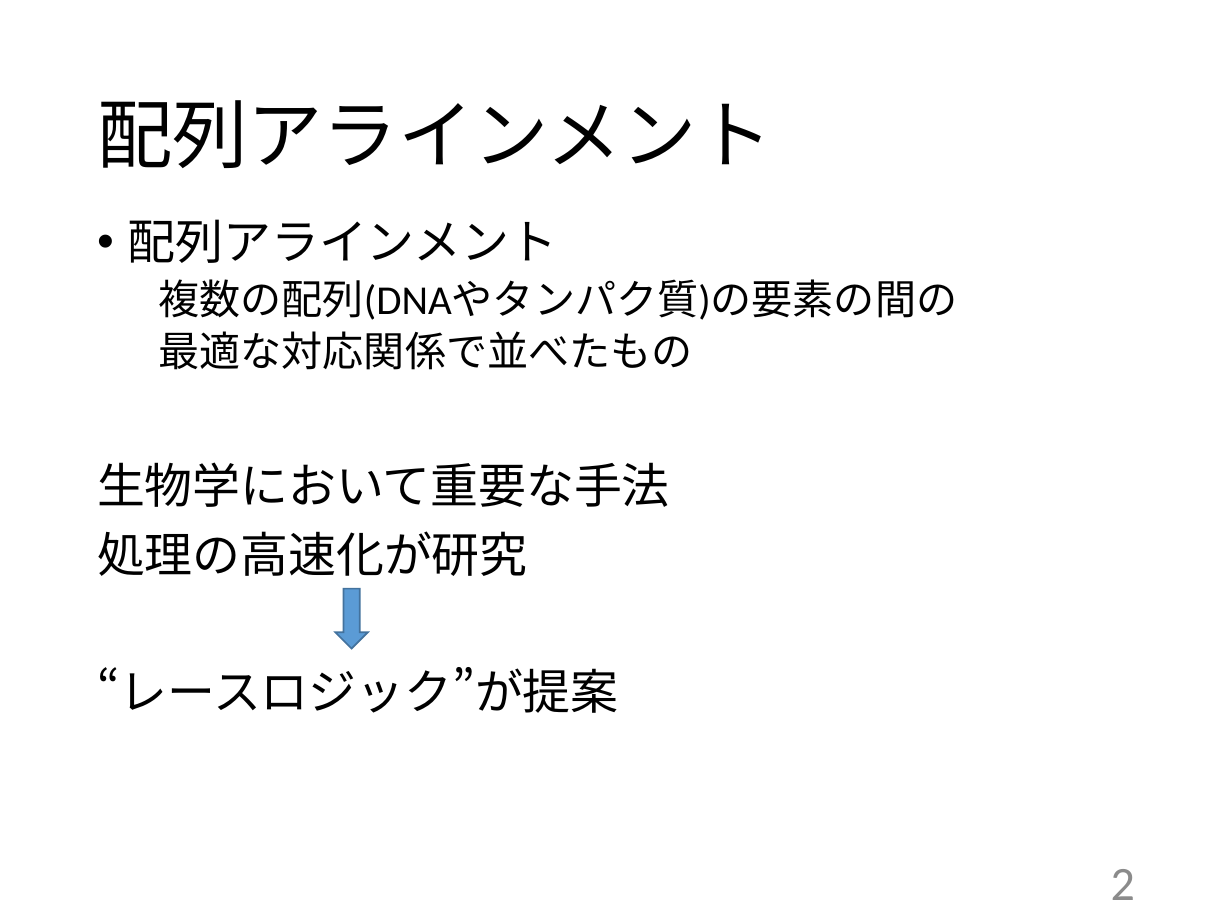
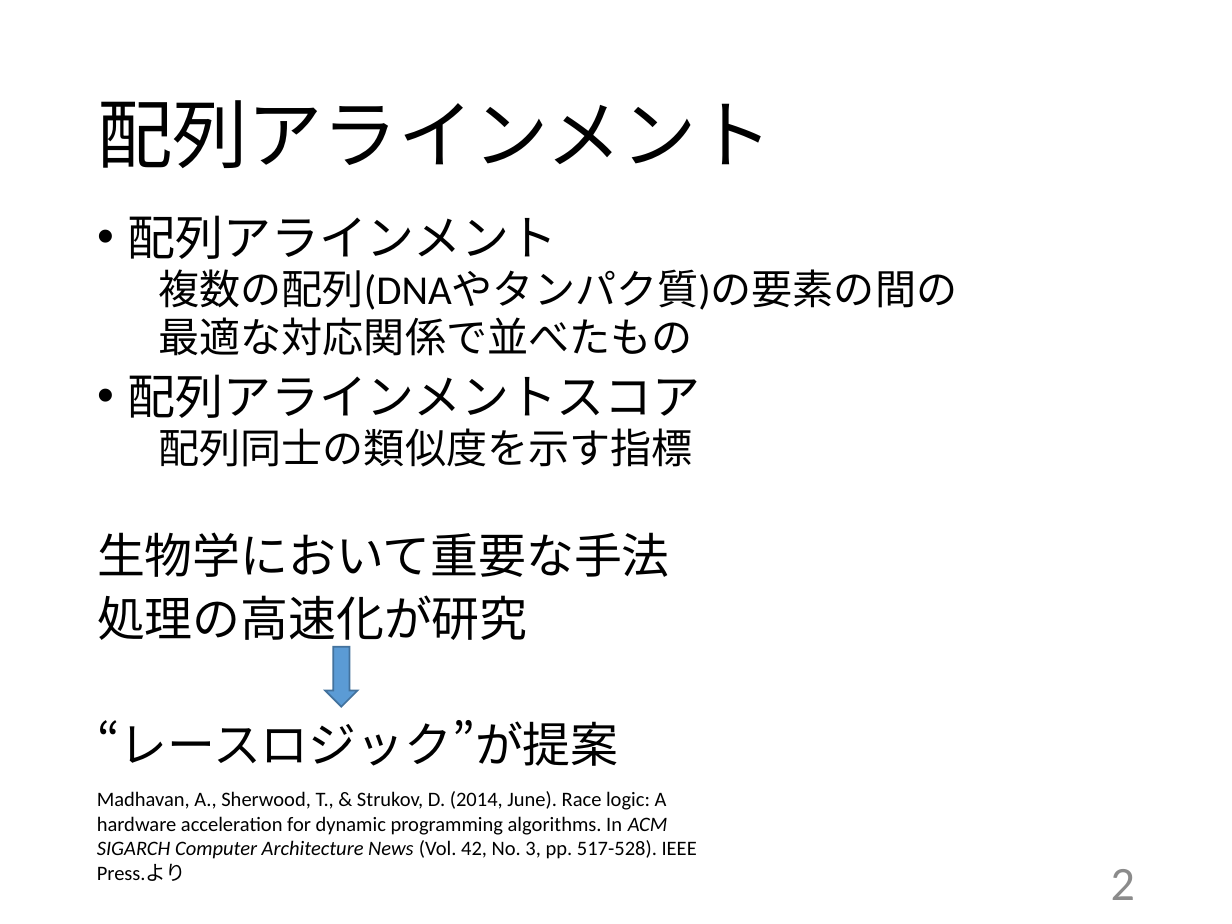
Before and after one commit to ArinanirA/ThesisFY2017M_RinaAsai, a slide deck: slide 3 of 修論発表rina.pptx. Drawn at 1232x924 pixels with LibreOffice and Linux fonts; fonts in the diff are those of the drawing. Boxes give left, top, right and bottom in pixels: in the first picture for what was removed or moved away, otherwise in the second. Text is boxed around its words. In the diff, an @@ line names an element or a change of style, - is before the commit and + after.

Commit message:
pptx fin

```diff
--- a/修論発表rina.pptx
+++ b/修論発表rina.pptx
@@ text at box(97, 215, 958, 766): line spacing 0.9 to 0.8 @@
@@ text at box(128, 374, 701, 467): paragraphs added @@
+• 配列アラインメントスコア
+  配列同士の類似度を示す指標
@@ down arrow: place and size @@
-down arrow at box(335, 589, 367, 649)
+down arrow at box(325, 647, 357, 707)
@@ text added at box(97, 791, 697, 881), 12 pt, text #000000 @@
+Madhavan, A., Sherwood, T., & Strukov, D. (2014, June). Race logic: A hardware acceleration for dynamic programming algorithms. In ACM SIGARCH Computer Architecture News (Vol. 42, No. 3, pp. 517-528). IEEE Press.より
```
Also in this commit, not shown: 15 other slides changed, 11 slides added, 8 slides removed, 5 other files.
